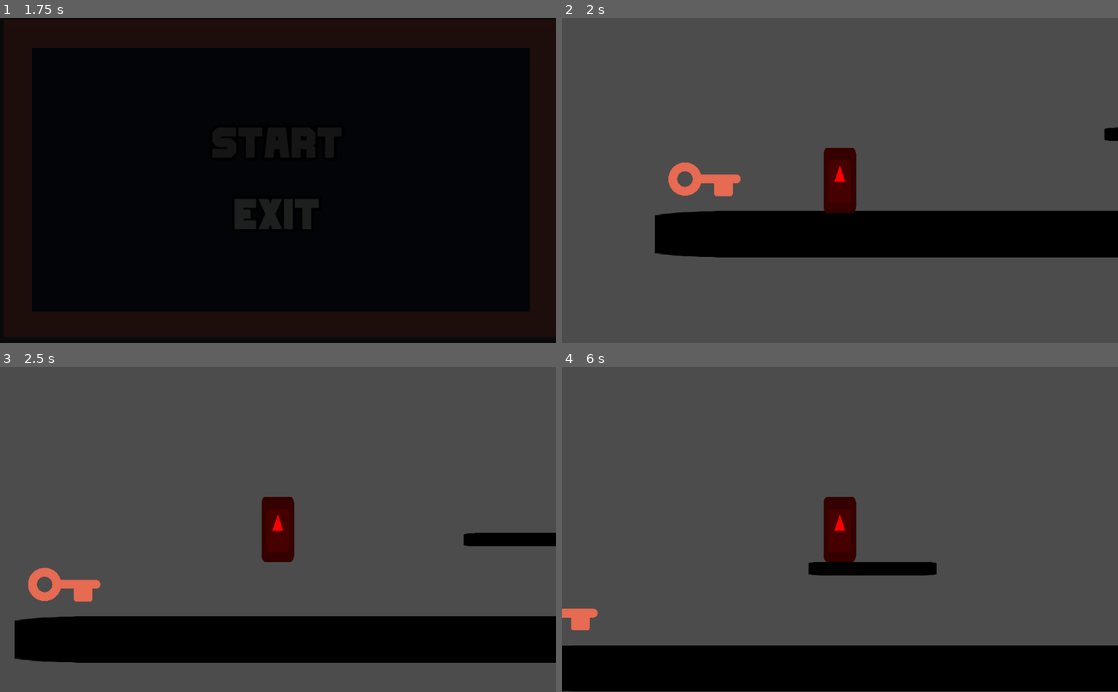
Above: before the commit, frames 1-4 (two rows, left to right).
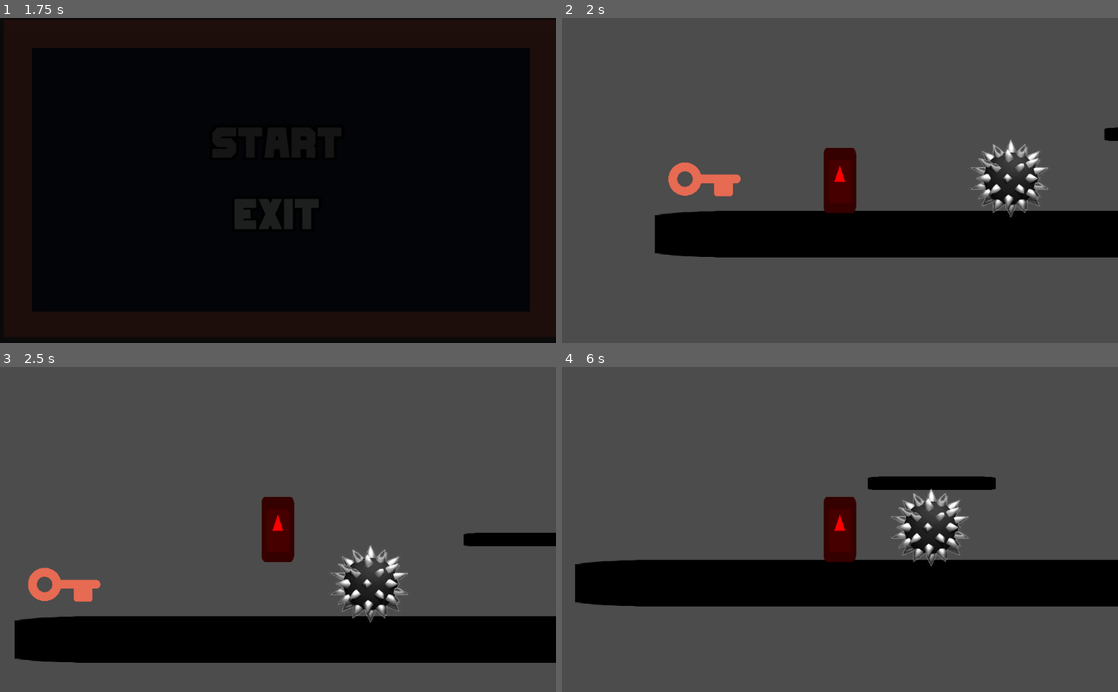
Above: after the commit, the same moments.

Repository: btzr-io/gwj-25
Game: Godot game, scene res://scenes/main_screen.tscn
Same seed, same stepped clock (60 frames per second), same inputs: the game is played once before the commit and once after it. The engine's default icon, where the game draws it, is replaced by a stand-in: a white triangle on a blue panel in a dark square.
Inputs:
- Up to frame 1 (1.75 s): hold Right (player_move_right) 0.53-1.25 s; tap Up (player_jump) at 0.77 s; click "start" at 1.25 s
- Up to frame 2 (2 s): no input
- Up to frame 3 (2.5 s): hold Right (player_move_right) from 2.03 s (still down); tap Up (player_jump) at 2.27 s
- Up to frame 4 (6 s): release Right (player_move_right) at 2.78 s; hold Left (player_move_left) 2.78-3.53 s; hold Right (player_move_right) 3.53-5.03 s; tap Up (player_jump) at 3.77, 4.52, 5.27 s; hold Left (player_move_left) 5.03-5.78 s; hold Right (player_move_right) from 5.78 s (still down)

Frame 1 is identical in both runs. In frame 2, 1.5% of the frame differs, in the area x 73-88%, y 37-62%; in frame 3, 1.5%; in frame 4, 30%, in the area x 0-100%, y 33-100%.

Commit message:
:tada: danger zone

Diff:
--- /dev/null
+++ b/scenes/danger_zone.tscn
@@ -0,0 +1,17 @@
+[gd_scene load_steps=3 format=2]
+
+[ext_resource path="res://scripts/danger_zone.gd" type="Script" id=1]
+
+[sub_resource type="RectangleShape2D" id=1]
+extents = Vector2( 104, 101.4 )
+
+[node name="DangerZone" type="Area2D"]
+collision_layer = 2
+script = ExtResource( 1 )
+
+[node name="CollisionShape2D" type="CollisionShape2D" parent="."]
+shape = SubResource( 1 )
+
+[node name="Sprite" type="AnimatedSprite" parent="."]
+animation = "lock"
+[connection signal="body_entered" from="." to="." method="_on_DangerZone_body_entered"]
--- /dev/null
+++ b/scenes/danger_zones/spike.tscn
@@ -0,0 +1,18 @@
+[gd_scene load_steps=4 format=2]
+
+[ext_resource path="res://scenes/danger_zone.tscn" type="PackedScene" id=1]
+[ext_resource path="res://assets/images/spike.png" type="Texture" id=2]
+
+[sub_resource type="SpriteFrames" id=1]
+animations = [ {
+"frames": [ ExtResource( 2 ) ],
+"loop": true,
+"name": "default",
+"speed": 5.0
+} ]
+
+[node name="Spike" instance=ExtResource( 1 )]
+
+[node name="Sprite" parent="." index="1"]
+frames = SubResource( 1 )
+animation = "default"
--- a/scenes/player.tscn
+++ b/scenes/player.tscn
@@ -88,6 +88,11 @@
 "name": "idle",
 "speed": 15.0
 }, {
+"frames": [ ExtResource( 77 ) ],
+"loop": true,
+"name": "untail_we_get__anim",
+"speed": 5.0
+}, {
 "frames": [ ExtResource( 76 ), ExtResource( 43 ), ExtResource( 67 ), ExtResource( 55 ), ExtResource( 58 ), ExtResource( 35 ), ExtResource( 46 ), ExtResource( 60 ), ExtResource( 44 ), ExtResource( 56 ), ExtResource( 61 ), ExtResource( 38 ), ExtResource( 47 ), ExtResource( 75 ), ExtResource( 69 ) ],
 "loop": false,
 "name": "jump",
@@ -107,11 +112,6 @@
 "loop": true,
 "name": "run",
 "speed": 15.0
-}, {
-"frames": [ ExtResource( 77 ) ],
-"loop": true,
-"name": "untail_we_get__anim",
-"speed": 5.0
 } ]
 
 [node name="Player" type="KinematicBody2D"]
--- a/scenes/world.tscn
+++ b/scenes/world.tscn
@@ -6,6 +6,7 @@
 [ext_resource path="res://scenes/key.tscn" type="PackedScene" id=4]
 [ext_resource path="res://scenes/portal.tscn" type="PackedScene" id=5]
 [ext_resource path="res://scripts/world.gd" type="Script" id=6]
+[ext_resource path="res://scenes/danger_zones/spike.tscn" type="PackedScene" id=7]
 
 [sub_resource type="RectangleShape2D" id=1]
 extents = Vector2( 971.976, 58.7301 )
@@ -26,16 +27,16 @@
 position = Vector2( 444.574, 0 )
 shape = SubResource( 1 )
 
-[node name="key" parent="." instance=ExtResource( 4 )]
+[node name="Key" parent="." instance=ExtResource( 4 )]
 position = Vector2( 128, 858 )
 scale = Vector2( 0.125, 0.125 )
 
-[node name="portal" parent="." instance=ExtResource( 5 )]
+[node name="Portal" parent="." instance=ExtResource( 5 )]
 position = Vector2( 1783, 781 )
 scale = Vector2( 0.3, 0.3 )
 collision_layer = 2147483650
 
-[node name="dynamic platform" parent="." instance=ExtResource( 3 )]
+[node name="DynamicPlatform" parent="." instance=ExtResource( 3 )]
 position = Vector2( 1409.25, 733.498 )
 scale = Vector2( 0.4, 0.4 )
 end_point = Vector2( -500, 0 )
@@ -47,3 +48,6 @@
 [node name="Camera2D" type="Camera2D" parent="Player"]
 current = true
 zoom = Vector2( 1.5, 1.5 )
+
+[node name="Spike" parent="." instance=ExtResource( 7 )]
+position = Vector2( 971, 856 )
--- /dev/null
+++ b/scripts/danger_zone.gd
@@ -0,0 +1,8 @@
+extends Area2D
+
+const Player = preload("res://scripts/player.gd")
+
+func _on_DangerZone_body_entered(body):
+	if body is Player:
+		body.die()
+	pass # Replace with function body.
--- a/scripts/player.gd
+++ b/scripts/player.gd
@@ -1,4 +1,6 @@
 extends KinematicBody2D
+
+signal player_die
 
 #CONSTANTS
 const UP = Vector2(0,-1)
@@ -52,3 +54,8 @@
 
 	#Updates the values of the motion vector
 	motion = move_and_slide(motion, UP)
+
+func die():
+	#$Sprite.play("dead")
+	emit_signal("player_die")
+	pass
--- a/scripts/world.gd
+++ b/scripts/world.gd
@@ -1,18 +1,22 @@
 extends Node
 
 var playerHasKey: bool = false
+var playerInitialPosition: Vector2
 
 
 func _ready():
-	get_node("key").connect("body_entered", self, "_on_key_body_entered")
-	get_node("portal").connect("body_entered", self, "_on_portal_body_entered")
+	$Key.connect("body_entered", self, "_on_key_body_entered")
+	$Portal.connect("body_entered", self, "_on_portal_body_entered")
+	$Player.connect("player_die", self, "_on_player_die")
+
+	playerInitialPosition = $Player.position
 	pass
 
 func _on_key_body_entered(body):
 	if body == $Player:
 		playerHasKey = true
-		$key.visible = false
-		get_node("key").disconnect("body_entered", self, "_on_key_body_entered")
+		$Key.visible = false
+		$Key.disconnect("body_entered", self, "_on_key_body_entered")
 	pass
 
 func _on_portal_body_entered(body):
@@ -20,3 +24,8 @@
 		print('level finished !')
 
 	pass
+
+func _on_player_die():
+	$Player.position = playerInitialPosition
+
+	pass
Binary file added: assets/images/spike.png
Not shown, added: assets/images/spike.png.import
Not shown: 1 places in scenes/world.tscn that only renumber resources
